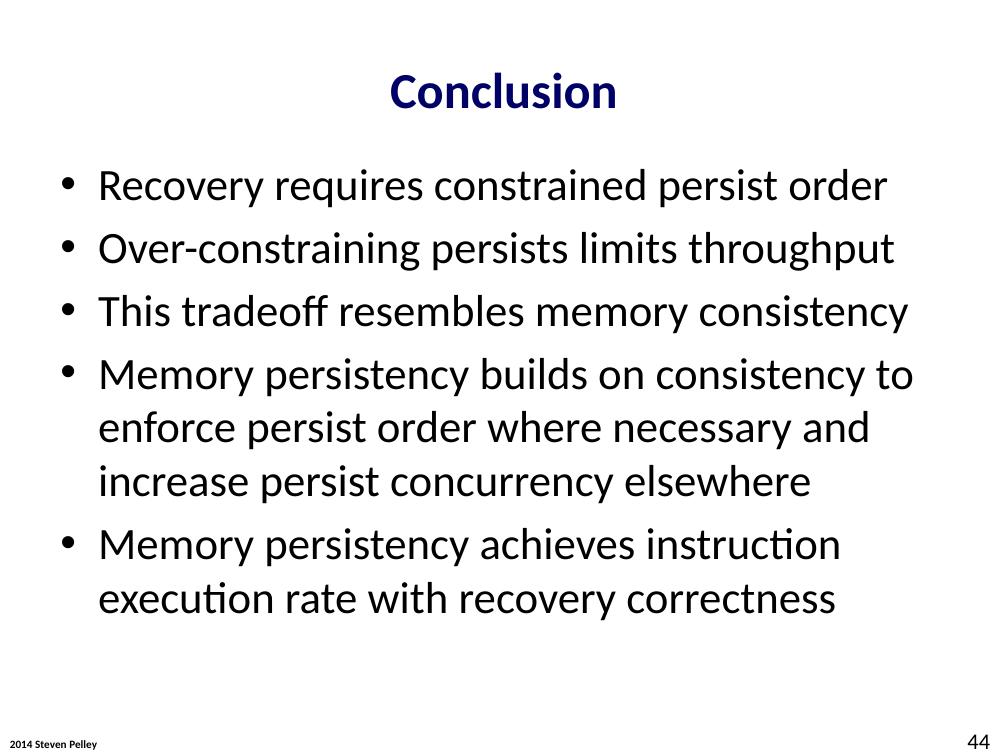
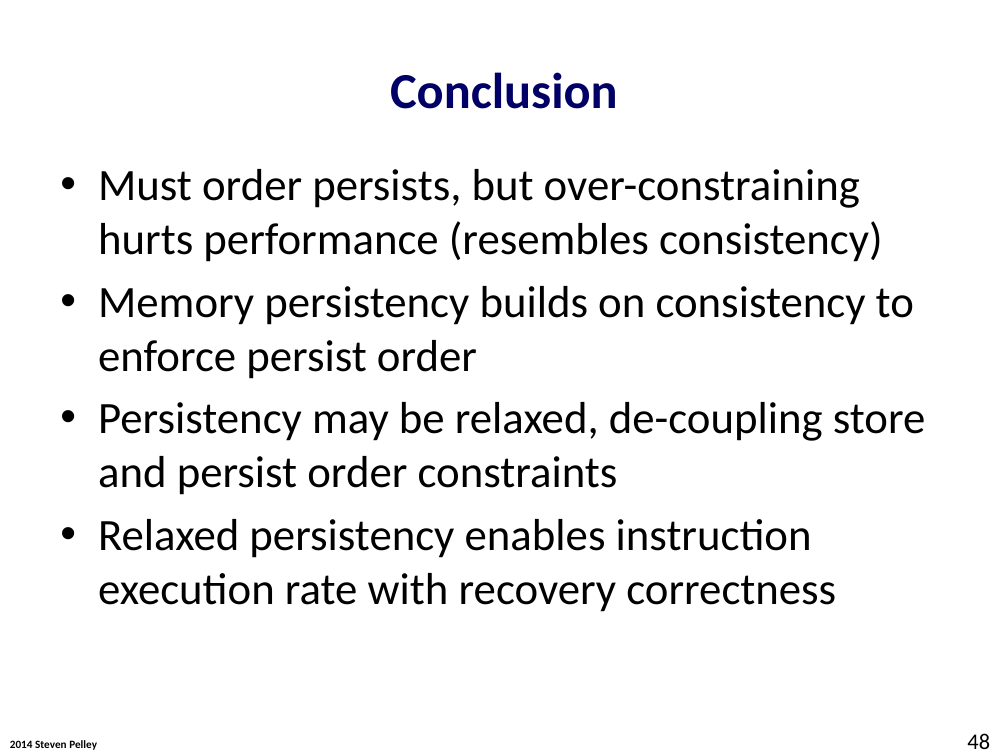
Before and after one commit to Abulila/dissertation, a slide deck: slide 48 of proposal/defense.pptx (slide 44 before the commit). Drawn at 1008x756 pixels with LibreOffice and Linux fonts; fonts in the diff are those of the drawing; background and template pictures are left out. Boxes give left, top, right and bottom in pixels: in the first picture for what was removed or moved away, otherwise in the second. Text is boxed around its words. In the diff, an @@ line names an element or a change of style, - is before the commit and + after.

```diff
--- a/proposal/defense.pptx
+++ b/proposal/defense.pptx
@@ text at box(98, 169, 926, 612): text changed @@
-• Recovery requires constrained persist order
-• Over-constraining persists limits throughput
-• This tradeoff resembles memory consistency
-• Memory persistency builds on consistency to enforce persist order where necessary and increase persist concurrency elsewhere
-• Memory persistency achieves instruction execution rate with recovery correctness
+• Must order persists, but over-constraining hurts performance (resembles consistency)
+• Memory persistency builds on consistency to enforce persist order
+• Persistency may be relaxed, de-coupling store and persist order constraints
+• Relaxed persistency enables instruction execution rate with recovery correctness
@@ page number at box(967, 733, 990, 749): text changed @@
-44
+48
```
Also in this commit, not shown: 11 other slides changed, 12 slides added.
